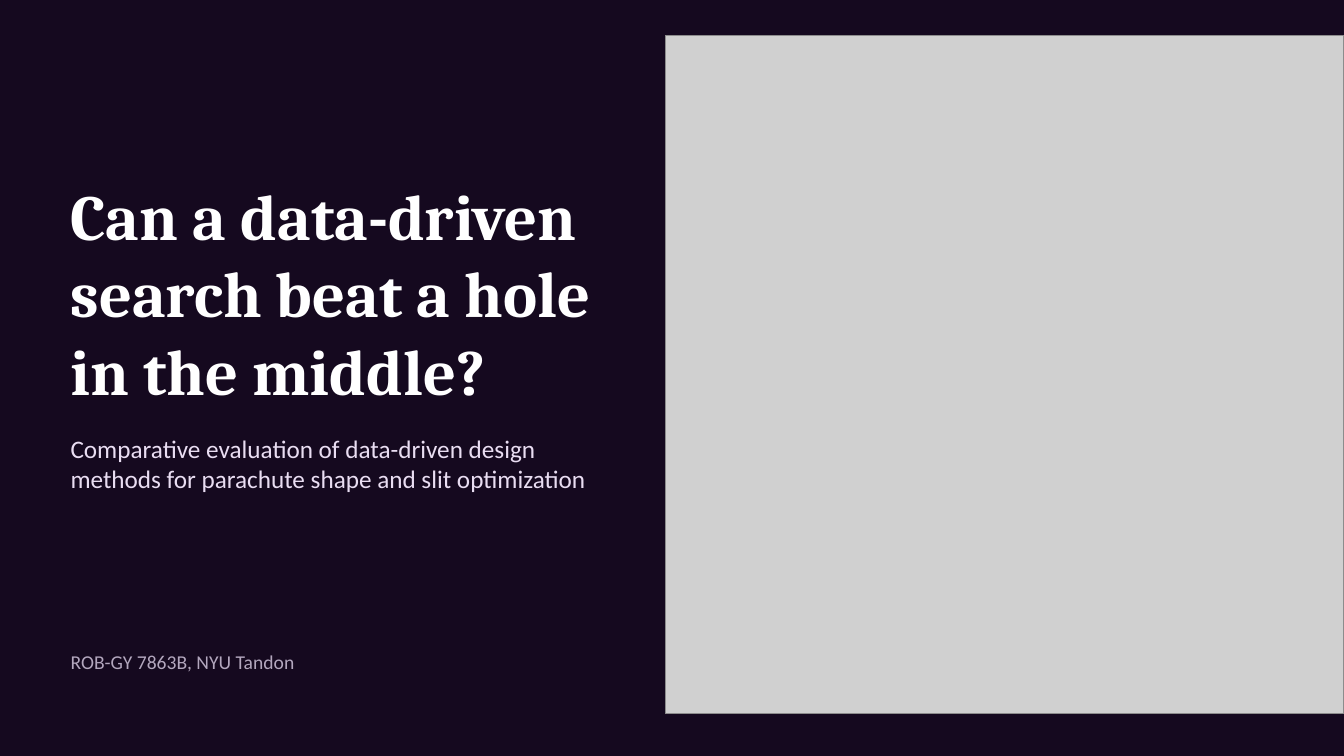
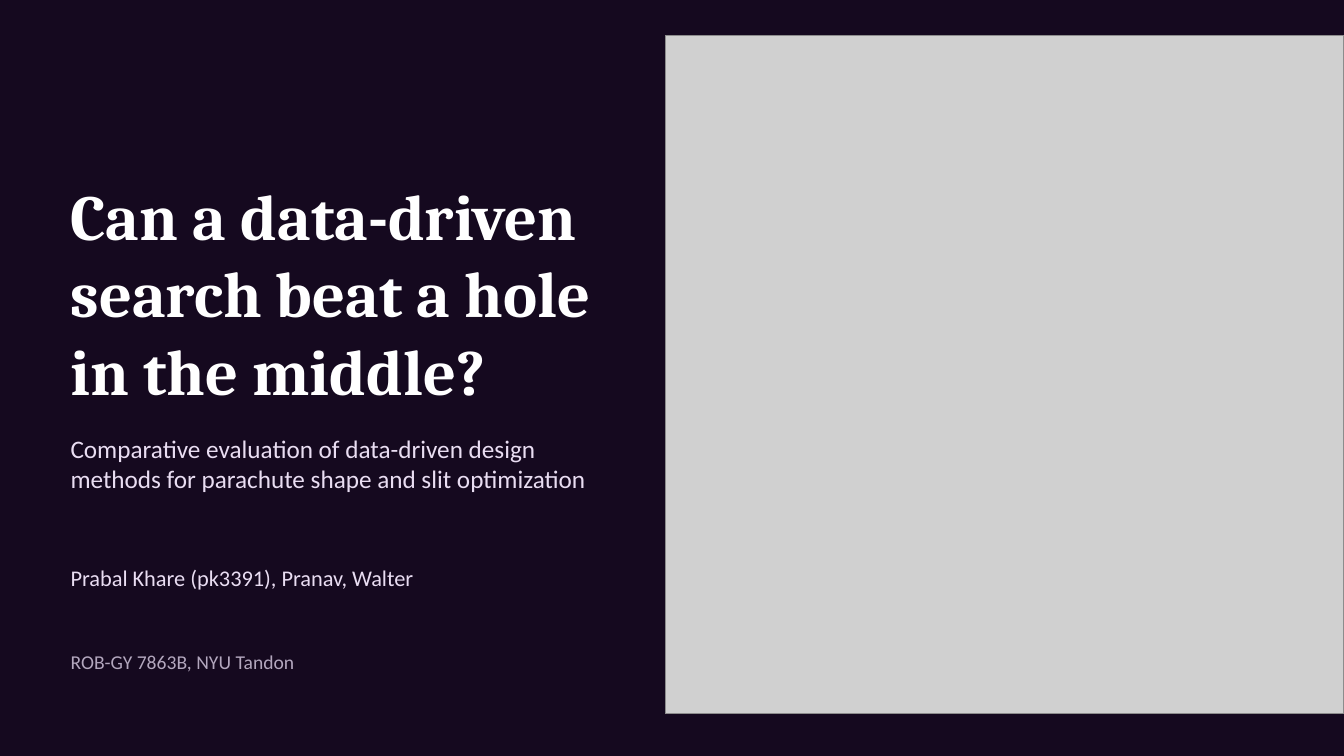
Before and after one commit to 00PrabalK00/DataDriven, a slide deck: slide 1 of presentation/midway_2026-11-03/parachute_midway_2026-11-03.pptx. Drawn at 1344x756 pixels with LibreOffice and Linux fonts; fonts in the diff are those of the drawing; grey boxes stand for pictures. Boxes give left, top, right and bottom in pixels: in the first picture for what was removed or moved away, otherwise in the second. Text is boxed around its words. In the diff, an @@ line names an element or a change of style, - is before the commit and + after.

```diff
--- a/presentation/midway_2026-11-03/parachute_midway_2026-11-03.pptx
+++ b/presentation/midway_2026-11-03/parachute_midway_2026-11-03.pptx
@@ text added at (71,570,413,590), 16 pt, text #E9DDF2 @@
+Prabal Khare (pk3391), Pranav, Walter
```
Also in this commit, not shown: 3 other slides changed, 13 slides added, 7 slides removed, 10 other files.
